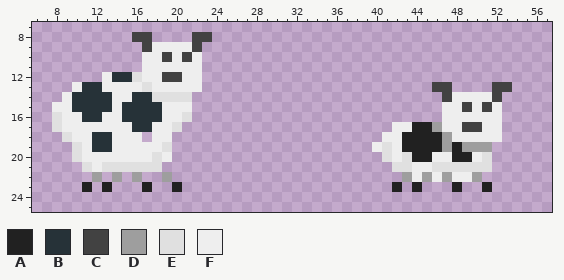
A pixel-art sprite gets an edit: content/sprites/skins/cow.png. Above is the file before it was changed.
The file is 64x64 pixels. Shown: x 6..57, y 7..25.
Palette (. is transparent): A #212121  B #263238  C #424242  D #9e9e9e  E #e0e0e0  F #eeeeee
Pixels before, first column x 8:
 8 ........CC....CC..............................
 9 .........CFFFFC...............................
10 .........FFCFCF...............................
11 .........FFFFFF...............................
12 .....FBBEFFCCFF...............................
13 ..FBBFFFFEFFFFF.......................CC....CC
14 .FBBBBFFBBEEEE.........................CFFFFC.
15 FFBBBBFBBBBFFF.........................FFCFCF.
16 EFFBBFFBBBBFFE.........................FFFFFF.
17 EFFFFFFFBBFFE.....................FFAADFFCCFF.
18 .EFFBBFFF.FF.....................FFAAAADFFFFF.
19 ..EFBBFFFFFE....................FEFAAAADADDD..
20 ..EFFFFFFFEF.....................EFEAAFFAAFE..
21 ...EFEEEEEE.......................EEFFEEEEEE..
22 ....D.D.D..D.......................DFDFDFFD...
23 ...A.A...A..A.....................A.A...A..A..
After:
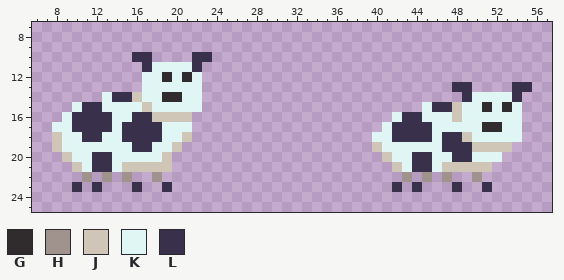
Colours new in this view: G #302c2e  H #a0938e  J #cfc6b8  K #dff6f5  L #39314b
From old to new:
Changed rows in their new state; - is an unchanged pixel.
first column x 8:
 8 --------..----..--------------------------------
 9 ---------......---------------------------------
10 --------LL....LL--------------------------------
11 ---------LKKKKL---------------------------------
12 -----....KKGKGK---------------------------------
13 --.......KKKKKK-----------------------..LL--..LL
14 -....KLLJKKGGKK------------------------..LKKKKL-
15 ..KLLKKKKJKKKKK----------------------KLLJKKGKGK-
16 .KLLLLKKLLJJJJ--------------------KLLKKKJKKKKKK-
17 KKLLLLKLLLLKKK-------------------KLLLLKKKKKGGKK-
18 JKKLLKKLLLLKKJ------------------KKLLLLKLLJKKKKK-
19 JKKKKKKKLLKKJ-------------------JKKKKKKLLLJJJJ--
20 -JKKLLKKKKKJ---------------------JKKLLKKLLKKK---
21 --JKLLKJJJJJ----------------------JKLLKJJJJJ----
22 ---H.H.H.-H.-----------------------H.H.H..H-----
23 --L.L.--L.-L.---------------------L-L---L--L----
Where, in picture pixels (left, top, right, bottom), the same in both pictures:
changed: (52, 32, 212, 192)
changed: (372, 82, 532, 192)
